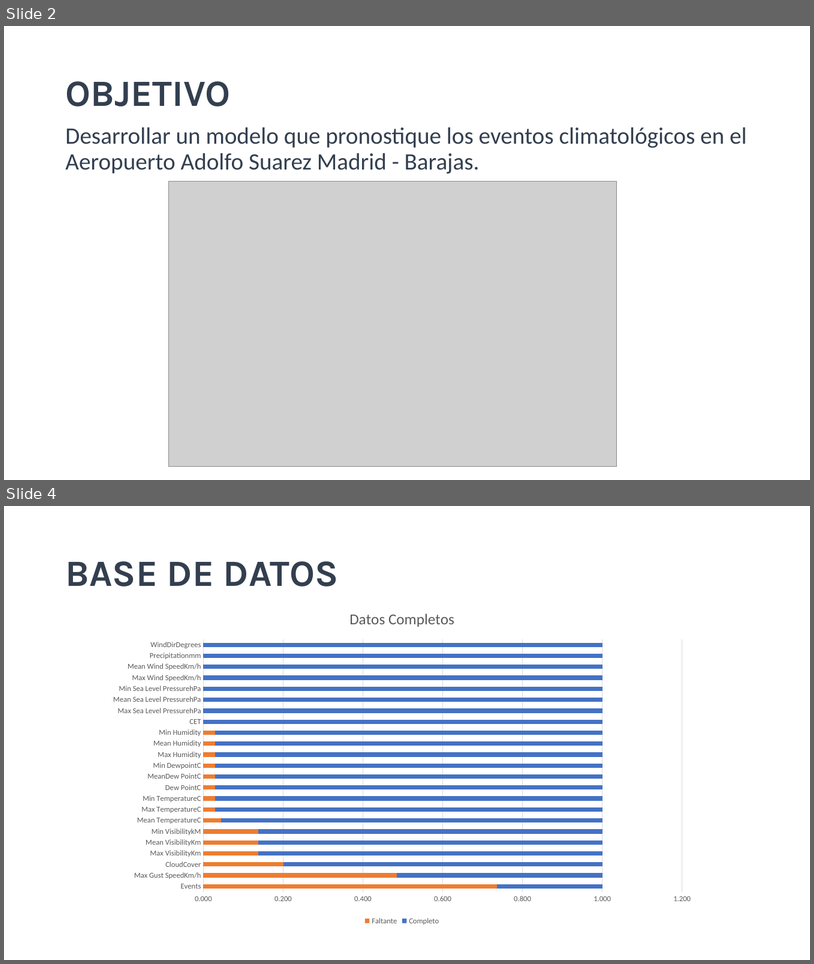
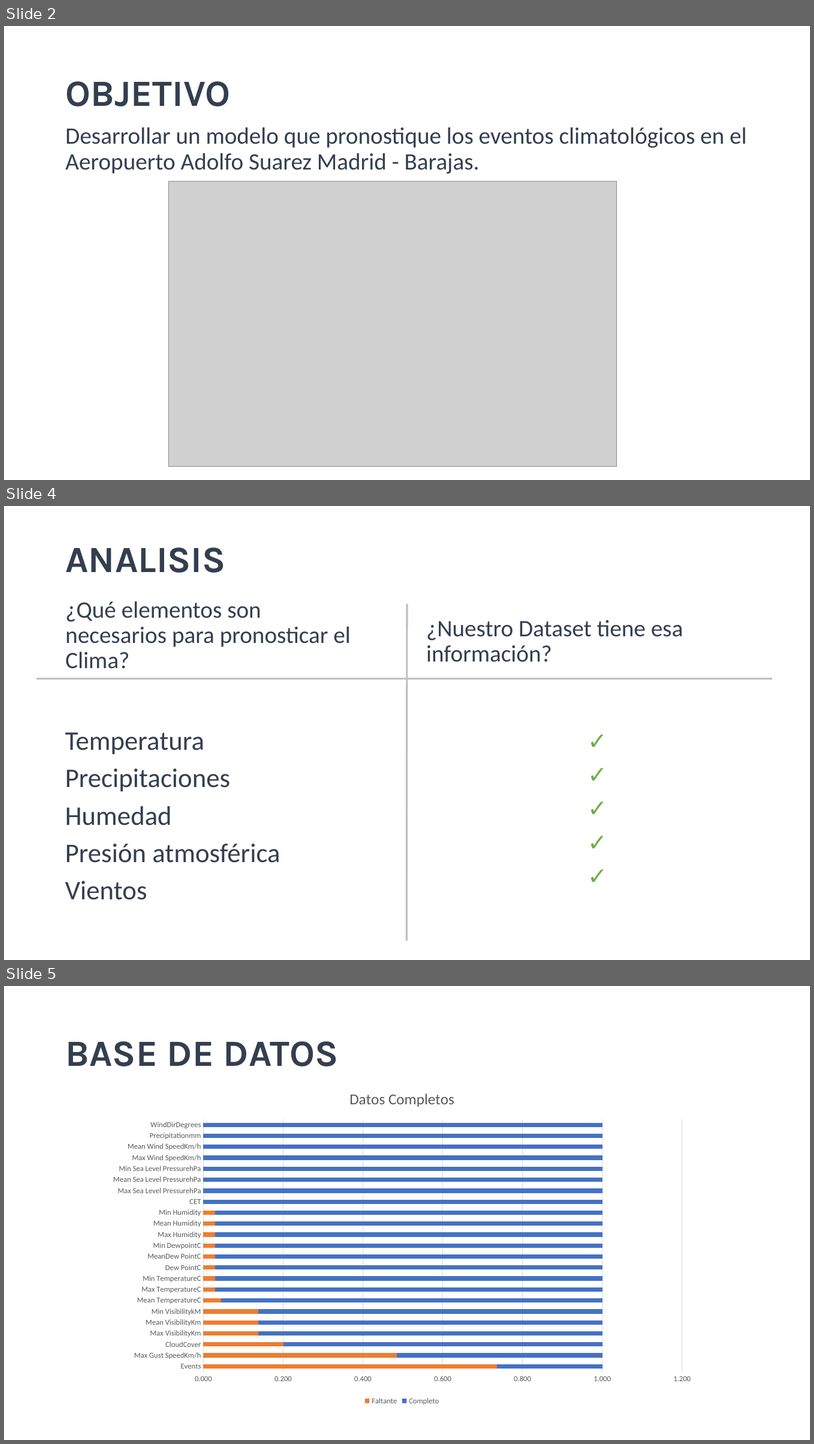
Before and after one commit to giustipatricio/madridbarajas1997-2015, a slide deck: Desafío 3 (orador y lector).pptx. Shown one above the other, each under a label of ours: slides 2 and 4 before the commit, slides 2, 4 and 5 after it; the slides between them are not shown. The pictures are 814x964 and 814x1444 pixels, drawn with LibreOffice and Linux fonts; fonts in the diff are those of the drawing; grey boxes stand for pictures. Boxes give left, top, right and bottom in pixels: in the first picture for what was removed or moved away, otherwise in the second. Text is boxed around its words. In the diff, an @@ line names an element or a change of style, - is before the commit and + after.

```diff
--- a/Desafío 3 (orador y lector).pptx
+++ b/Desafío 3 (orador y lector).pptx
@@ slide 4 added at [4,506,810,960], background #FFFFFF @@
@@ title added at [65,547,225,573], 44 pt, text #333F50, bold @@
+ANALISIS
@@ text added at [65,601,350,669], 28 pt, text #333F50 @@
+¿Qué elementos son necesarios para pronosticar el Clima?
@@ line added from (408, 604) to (407, 940), #BFBFBF 2.25 pt @@
@@ text added at [426,620,684,662], 28 pt, text #333F50 @@
+¿Nuestro Dataset tiene esa información?
@@ line added from (36, 679) to (773, 679), #BFBFBF 2.25 pt @@
@@ text added at [65,732,280,900], 32 pt, text #333F50 @@
+Temperatura
+Precipitaciones
+Humedad
+Presión atmosférica
+Vientos
@@ text added at [441,726,755,919], 28 pt, text #70AD47, bold @@
+✓
+✓
+✓
+✓
+✓
@@ what was slide 4 is now slide 5 @@
```
Also in this commit, not shown: 3 slides changed, 2 other slides added, 1 slide removed, 1 other file.
